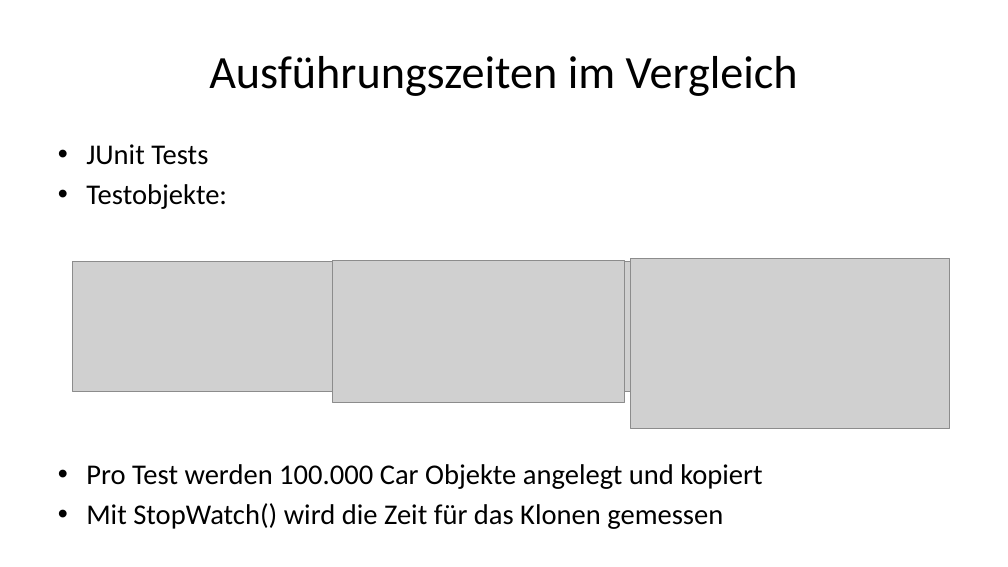
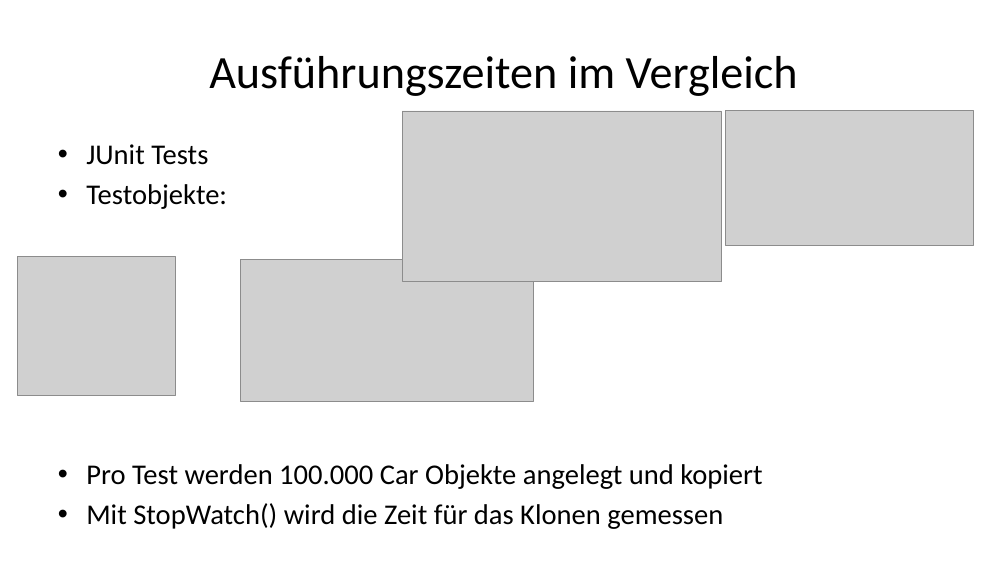
Before and after one commit to doubleSlashde/brownbagLunchCloneObjectsInJava, a slide deck: slide 9 of Klonen von Objekten in Java.pptx. Drawn at 1008x567 pixels with LibreOffice and Linux fonts; fonts in the diff are those of the drawing; grey boxes stand for pictures. Boxes give left, top, right and bottom in pixels: in the first picture for what was removed or moved away, otherwise in the second. Text is boxed around its words. In the diff, an @@ line names an element or a change of style, - is before the commit and + after.

```diff
--- a/Klonen von Objekten in Java.pptx
+++ b/Klonen von Objekten in Java.pptx
@@ picture added at (x1=402, y1=111, x2=721, y2=281) @@
@@ picture added at (x1=726, y1=111, x2=973, y2=247) @@
@@ picture added at (x1=17, y1=257, x2=175, y2=395) @@
@@ picture removed at (x1=72, y1=262, x2=662, y2=392) @@
@@ picture moved from (x1=333, y1=260, x2=625, y2=402) to (x1=241, y1=259, x2=533, y2=402) @@
@@ picture removed at (x1=631, y1=258, x2=951, y2=428) @@
```
Also in this commit, not shown: 1 other slide changed, 5 other files.
